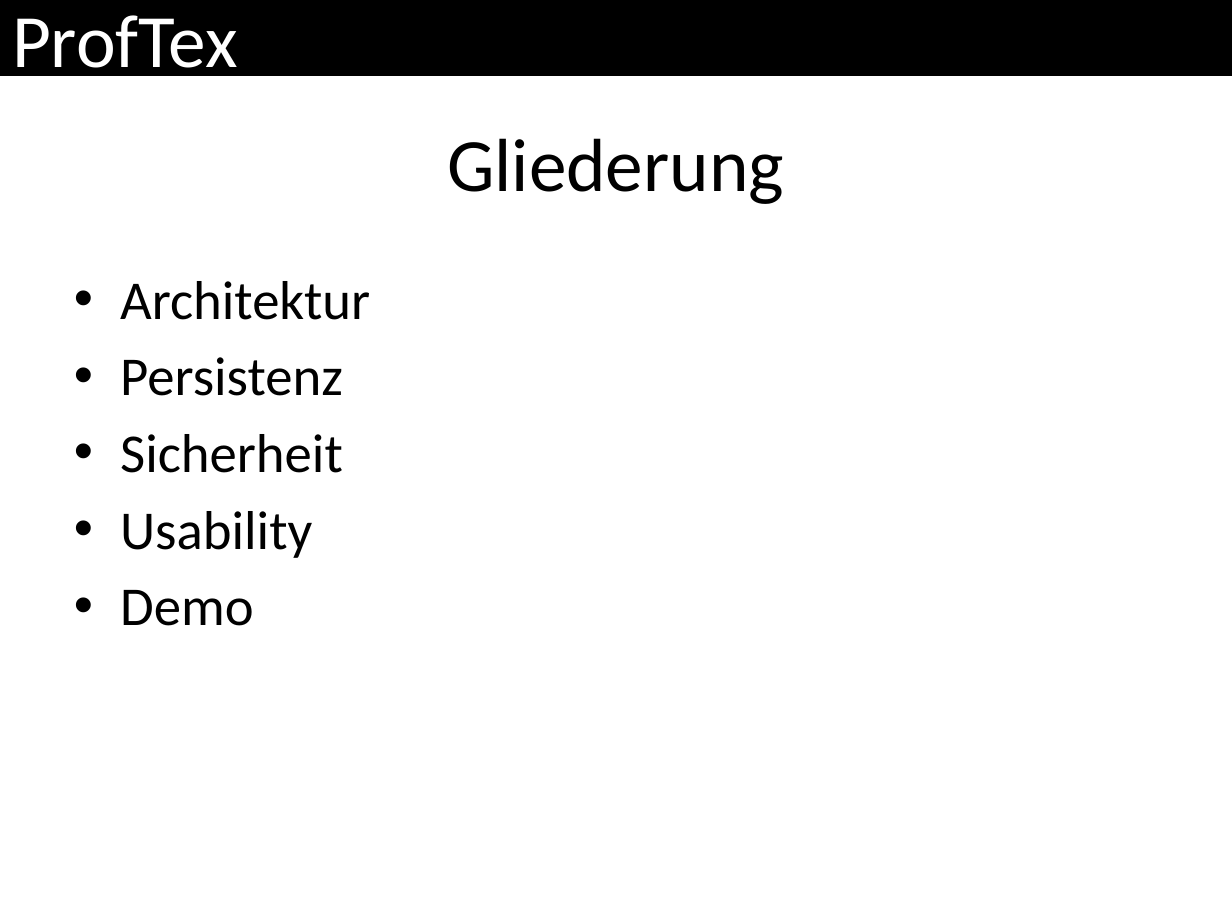
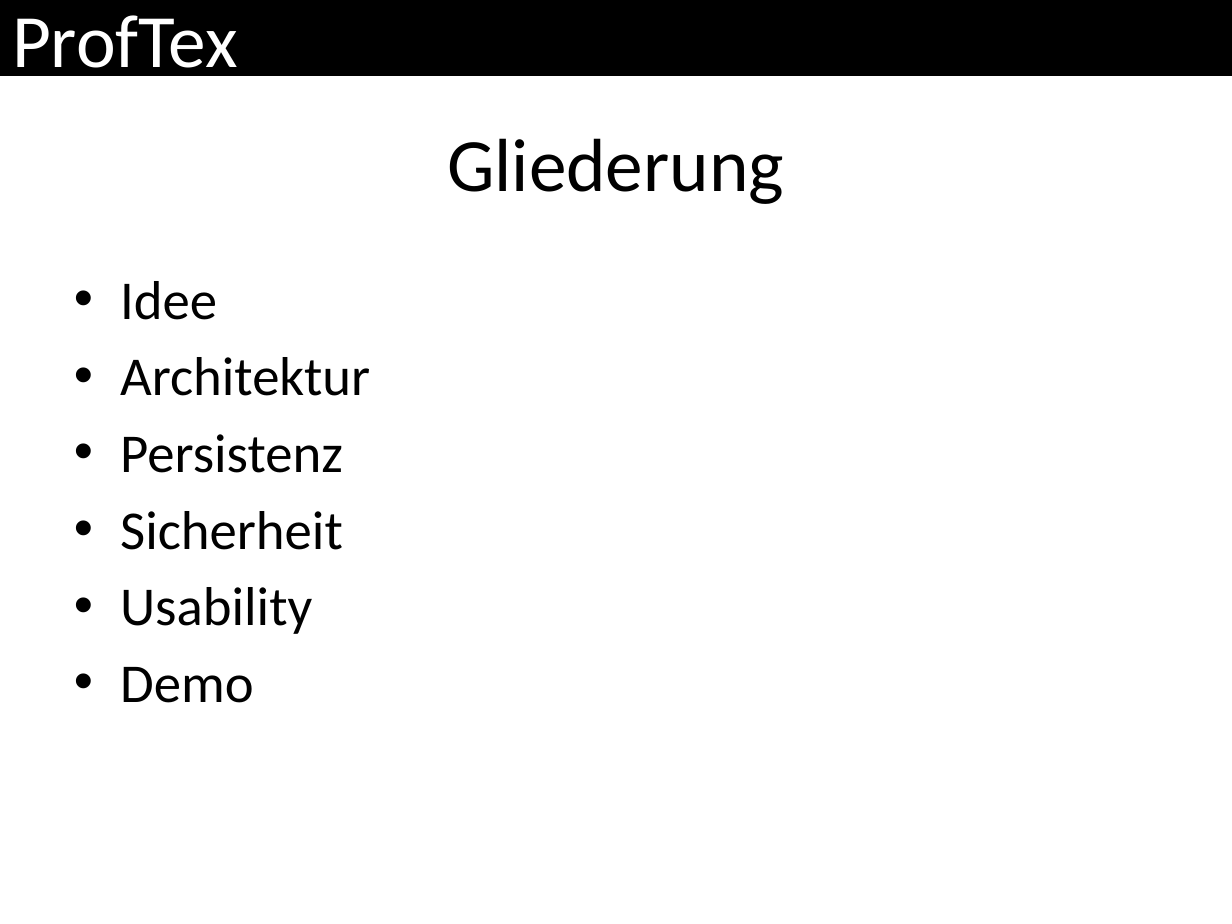
Before and after one commit to ProfTeX/mockup, a slide deck: slide 2 of ProfTeX.pptx. Drawn at 1232x924 pixels with LibreOffice and Linux fonts; fonts in the diff are those of the drawing. Boxes give left, top, right and bottom in pixels: in the first picture for what was removed or moved away, otherwise in the second. Text is boxed around its words. In the diff, an @@ line names an element or a change of style, - is before the commit and + after.

```diff
--- a/ProfTeX.pptx
+++ b/ProfTeX.pptx
@@ text at bbox=[120, 281, 217, 320]: paragraph added @@
+• Idee
```
Also in this commit, not shown: 1 other slide changed, 1 slide added.
